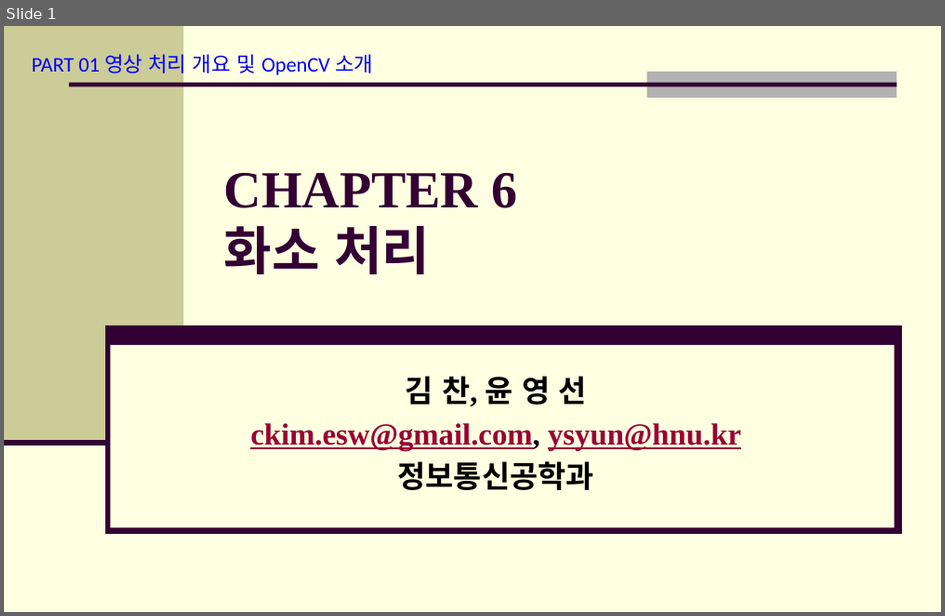
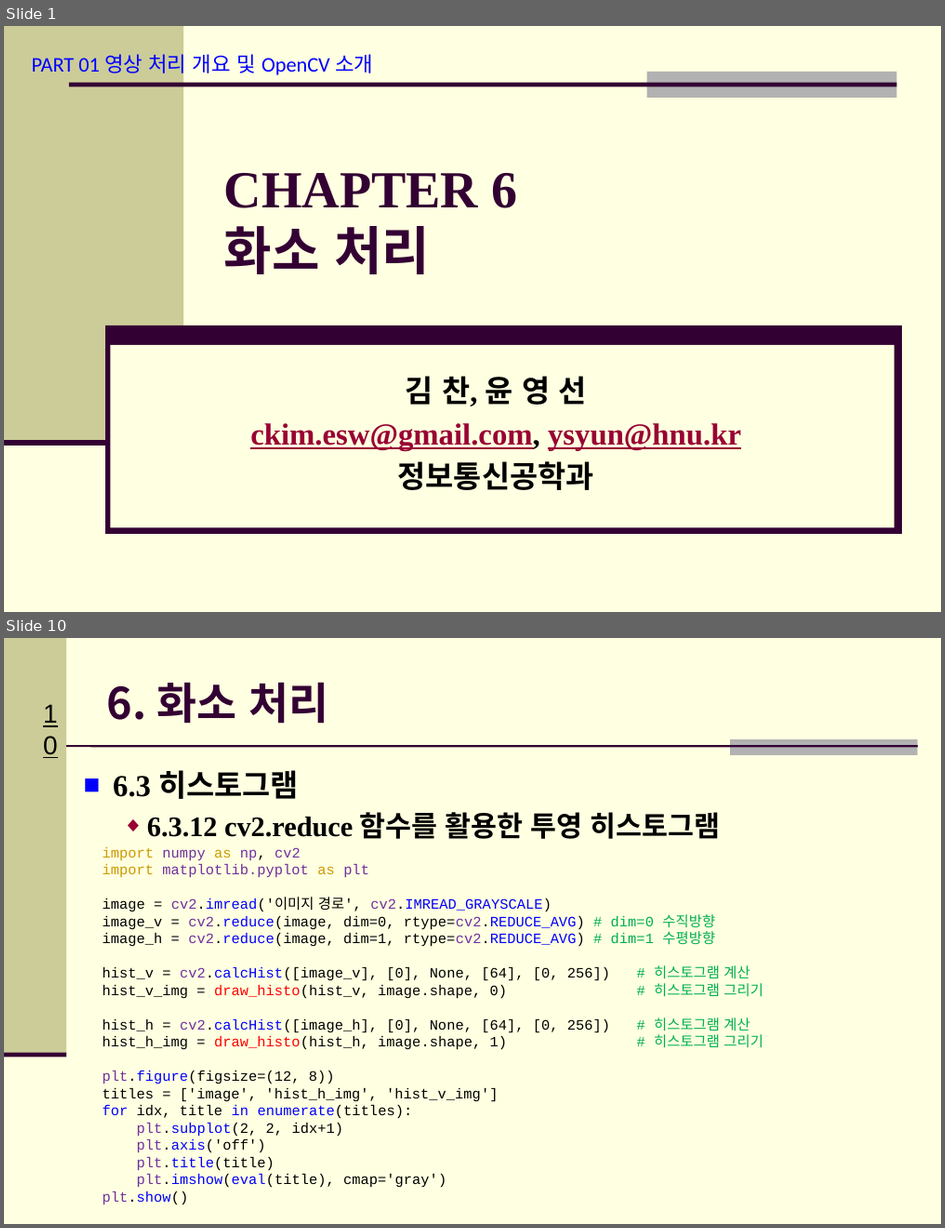
Before and after one commit to Hitbee-dev/OpenCV-Python, a slide deck: 2022-11-08/documents/CH_06 화소 처리.pptx. Shown one above the other, each under a label of ours: slide 1 before the commit, slides 1 and 10 after it; the slides between them are not shown. The pictures are 945x616 and 945x1228 pixels, drawn with LibreOffice and Linux fonts; fonts in the diff are those of the drawing; background and template pictures are left out. Boxes give left, top, right and bottom in pixels: in the first picture for what was removed or moved away, otherwise in the second. Text is boxed around its words. In the diff, an @@ line names an element or a change of style, - is before the commit and + after.

```diff
--- a/2022-11-08/documents/CH_06 화소 처리.pptx
+++ b/2022-11-08/documents/CH_06 화소 처리.pptx
@@ slide 10 added at (x1=4, y1=638, x2=941, y2=1224), background #FFFFE1 @@
@@ rectangle added at (x1=4, y1=638, x2=67, y2=1055), fill #CCCC99 @@
@@ page number added at (x1=27, y1=693, x2=74, y2=735), 20 pt, text #000000, underline @@
+10
@@ title added at (x1=107, y1=682, x2=329, y2=724), 33.3 pt, text #330033, bold @@
+6. 화소 처리
@@ line added from (67, 746) to (918, 746), #330033 1.5 pt @@
@@ rectangle added at (x1=730, y1=739, x2=918, y2=755), fill #B2B2B2 @@
@@ text added at (x1=113, y1=770, x2=720, y2=839), 21.7 pt, text #000000, bold @@
+■ 6.3 히스토그램
+  ◆ 6.3.12 cv2.reduce 함수를 활용한 투영 히스토그램
@@ text added at (x1=103, y1=847, x2=764, y2=1205), 11 pt, text #000000 @@
+import numpy as np, cv2
+import matplotlib.pyplot as plt
+image = cv2.imread('이미지 경로', cv2.IMREAD_GRAYSCALE)
+image_v = cv2.reduce(image, dim=0, rtype=cv2.REDUCE_AVG) # dim=0 수직방향
+image_h = cv2.reduce(image, dim=1, rtype=cv2.REDUCE_AVG) # dim=1 수평방향
+hist_v = cv2.calcHist([image_v], [0], None, [64], [0, 256]) # 히스토그램 계산
+hist_v_img = draw_histo(hist_v, image.shape, 0) # 히스토그램 그리기
+hist_h = cv2.calcHist([image_h], [0], None, [64], [0, 256]) # 히스토그램 계산
+hist_h_img = draw_histo(hist_h, image.shape, 1) # 히스토그램 그리기
+plt.figure(figsize=(12, 8))
+titles = ['image', 'hist_h_img', 'hist_v_img']
+for idx, title in enumerate(titles):
+plt.subplot(2, 2, idx+1)
+plt.axis('off')
+plt.title(title)
+plt.imshow(eval(title), cmap='gray')
+plt.show()
@@ line added from (4, 1055) to (67, 1055), #330033 3.5 pt @@
```
Also in this commit, not shown: 6 slides changed, 3 other slides added, 4 other files.
